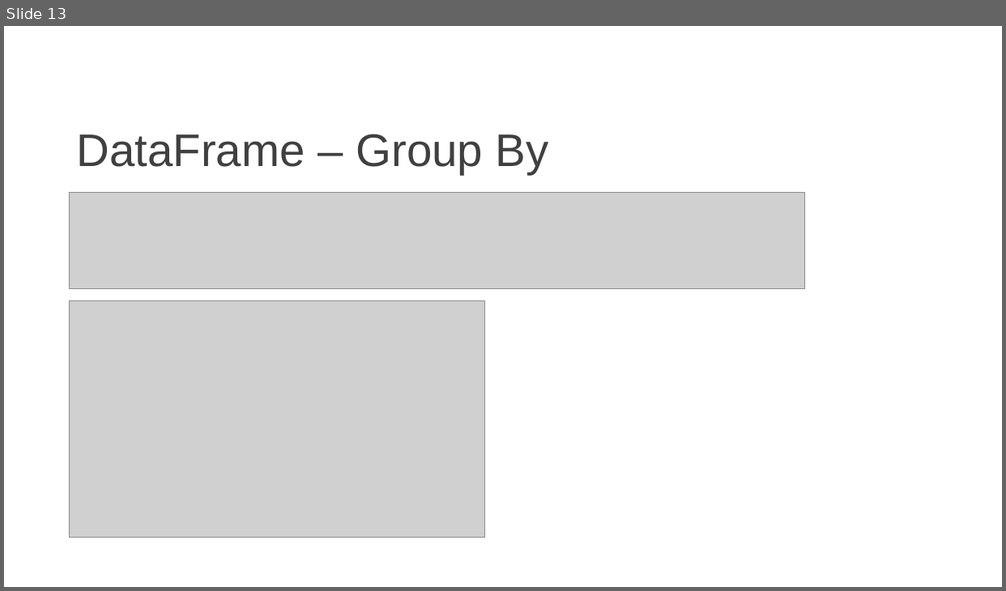
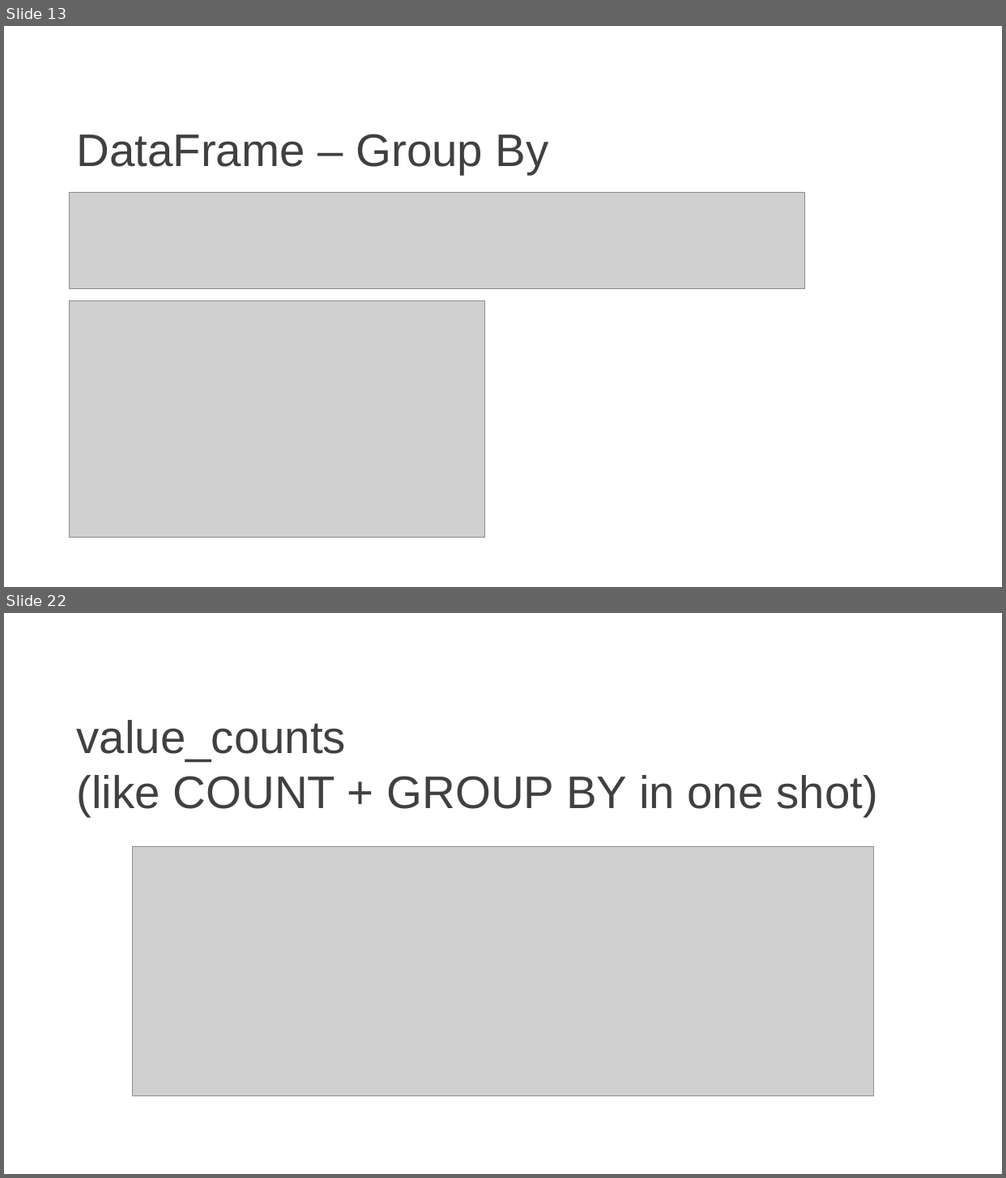
Before and after one commit to ZERRY-000/00-python-pandas-journey, a slide deck: 00-Basic-Pandas.pptx. Shown one above the other, each under a label of ours: slide 13 before the commit, slides 13 and 22 after it; the slides between them are not shown. The pictures are 1006x591 and 1006x1178 pixels, drawn with LibreOffice and Linux fonts; fonts in the diff are those of the drawing; grey boxes stand for pictures. Boxes give left, top, right and bottom in pixels: in the first picture for what was removed or moved away, otherwise in the second. Text is boxed around its words. In the diff, an @@ line names an element or a change of style, - is before the commit and + after.

```diff
--- a/00-Basic-Pandas.pptx
+++ b/00-Basic-Pandas.pptx
@@ slide 22 added at box(4, 613, 1002, 1174), background #FFFFFF @@
@@ text added at box(77, 720, 877, 817), 44 pt, text #404040 @@
+value_counts
+(like COUNT + GROUP BY in one shot)
@@ picture added at box(132, 847, 874, 1097) @@
```
Also in this commit, not shown: 9 other slides added, 5 other files.
